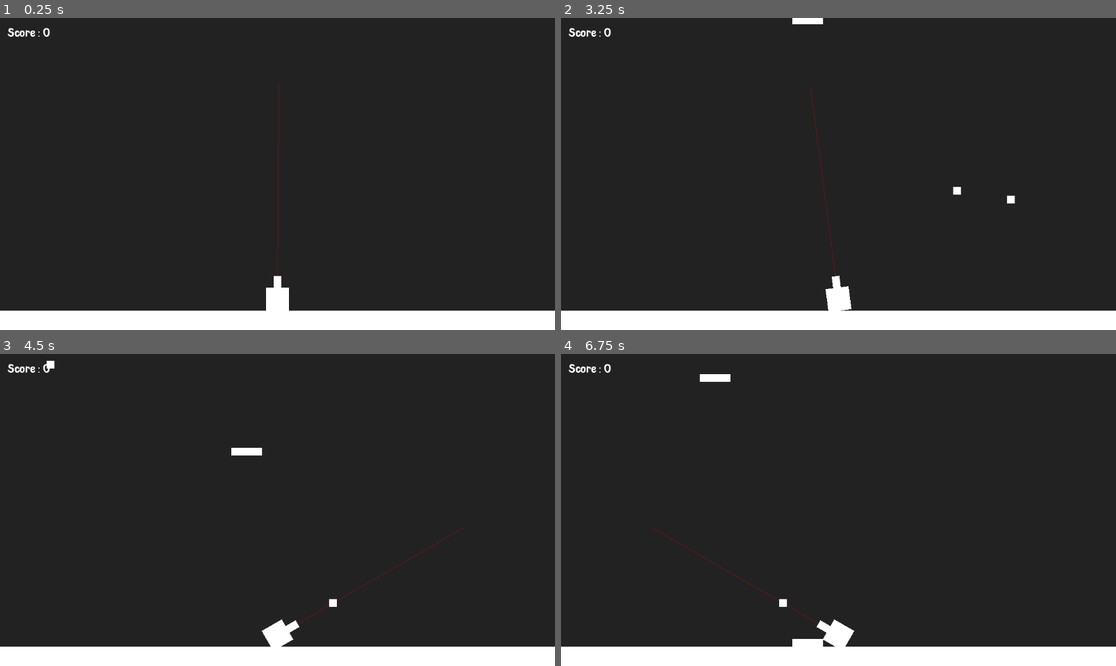
Above: before the commit, frames 1-4 (two rows, left to right).
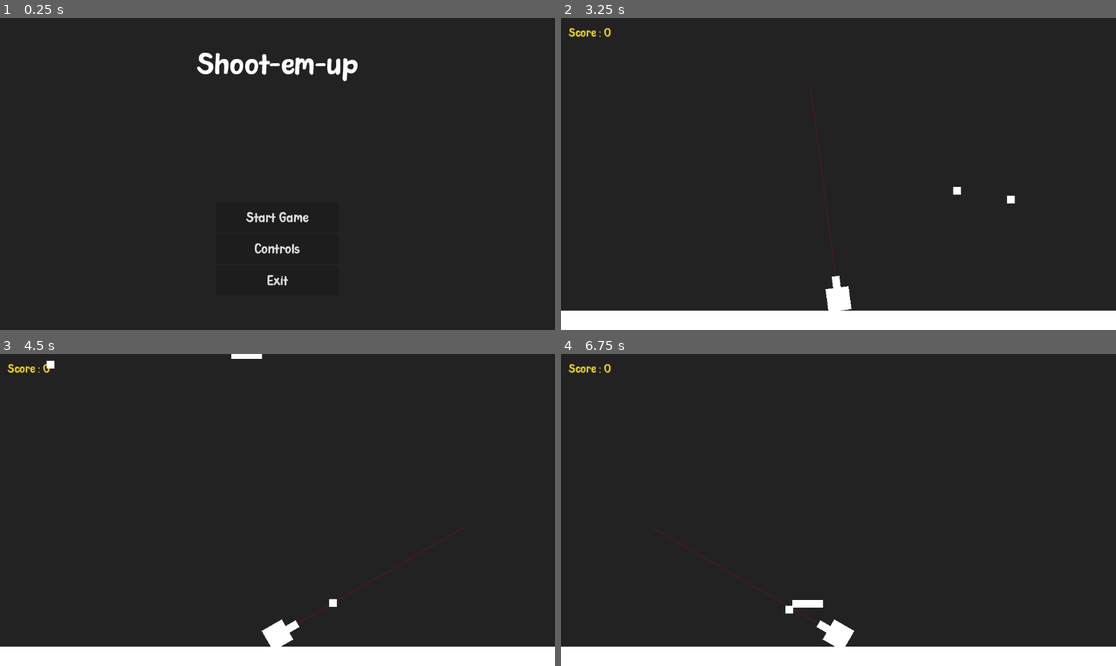
Above: after the commit, the same moments.

Repository: ankit-suman-07/PROJECTILE_2d
Game: Godot game, scene res://scenes/main_menu.tscn
Same seed, same stepped clock (60 frames per second), same inputs: the game is played once before the commit and once after it. Before the commit the project starts from res://scenes/world.tscn.
Inputs (mouse positions are in pixels of both pictures, inside the frame that each line leads up to):
- Up to frame 1 (0.25 s): no input
- Up to frame 2 (3.25 s): click (838, 248) at 0.5 s, where only the run after the commit has a clickable "Controls"; click (838, 217) at 1.25 s, where only the run after the commit has a clickable "Start Game"; tap Enter at 2 s; hold D (right) 2.03-2.78 s; tap Space (shoot) at 2.1, 2.75, 2.85 s; hold A (left) from 2.78 s (still down)
- Up to frame 3 (4.5 s): release A (left) at 3.53 s; hold D (right) from 3.53 s (still down); tap Space (shoot) at 3.6, 4.35 s
- Up to frame 4 (6.75 s): release D (right) at 5.03 s; hold A (left) from 5.03 s (still down); tap Space (shoot) at 5.1, 5.85, 6.6 s

The runs differ from the first frame. In frame 1, 8.1% of the frame differs, in the area x 0-100%, y 3-100%; in frame 2, 0.2%; in frame 3, 0.3%; in frame 4, 0.6%.

Commit message:
Create main menu

Diff:
--- a/project.godot
+++ b/project.godot
@@ -11,7 +11,7 @@
 [application]
 
 config/name="PROJECTILE_2D"
-run/main_scene="uid://85uny1t30w80"
+run/main_scene="uid://b3ue8hii6bb11"
 config/features=PackedStringArray("4.4", "Mobile")
 config/icon="res://icon.svg"
 
--- /dev/null
+++ b/scenes/main_menu.tscn
@@ -0,0 +1,68 @@
+[gd_scene load_steps=3 format=3 uid="uid://b3ue8hii6bb11"]
+
+[ext_resource type="Script" uid="uid://cf8jrr5ker00k" path="res://script/main_menu.gd" id="1_ekxnf"]
+[ext_resource type="FontFile" uid="uid://diu6xu0gp2tjw" path="res://assets/chonky_bunny/Chonky Bunny.ttf" id="1_l6cm7"]
+
+[node name="main-menu" type="Control"]
+layout_mode = 3
+anchors_preset = 15
+anchor_right = 1.0
+anchor_bottom = 1.0
+grow_horizontal = 2
+grow_vertical = 2
+script = ExtResource("1_ekxnf")
+
+[node name="VBoxContainer" type="VBoxContainer" parent="."]
+layout_mode = 1
+anchors_preset = 8
+anchor_left = 0.5
+anchor_top = 0.5
+anchor_right = 0.5
+anchor_bottom = 0.5
+offset_left = -128.0
+offset_top = 60.0
+offset_right = 128.0
+offset_bottom = 252.0
+grow_horizontal = 2
+grow_vertical = 2
+alignment = 1
+
+[node name="Start" type="Button" parent="VBoxContainer"]
+layout_mode = 2
+size_flags_vertical = 3
+theme_override_colors/font_hover_color = Color(0.909804, 0.811765, 0.117647, 1)
+theme_override_fonts/font = ExtResource("1_l6cm7")
+theme_override_font_sizes/font_size = 32
+text = "Start Game"
+
+[node name="Controls" type="Button" parent="VBoxContainer"]
+layout_mode = 2
+size_flags_vertical = 3
+theme_override_colors/font_hover_color = Color(0.909804, 0.811765, 0.117647, 1)
+theme_override_fonts/font = ExtResource("1_l6cm7")
+theme_override_font_sizes/font_size = 32
+text = "Controls"
+
+[node name="Exit" type="Button" parent="VBoxContainer"]
+layout_mode = 2
+size_flags_vertical = 3
+theme_override_colors/font_hover_color = Color(0.909804, 0.811765, 0.117647, 1)
+theme_override_fonts/font = ExtResource("1_l6cm7")
+theme_override_font_sizes/font_size = 32
+text = "Exit"
+
+[node name="Label" type="Label" parent="."]
+layout_mode = 1
+anchors_preset = 10
+anchor_right = 1.0
+offset_bottom = 192.0
+grow_horizontal = 2
+theme_override_fonts/font = ExtResource("1_l6cm7")
+theme_override_font_sizes/font_size = 72
+text = "Shoot-em-up"
+horizontal_alignment = 1
+vertical_alignment = 1
+
+[connection signal="pressed" from="VBoxContainer/Start" to="." method="_on_start_pressed"]
+[connection signal="pressed" from="VBoxContainer/Controls" to="." method="_on_controls_pressed"]
+[connection signal="pressed" from="VBoxContainer/Exit" to="." method="_on_exit_pressed"]
--- a/scenes/world.tscn
+++ b/scenes/world.tscn
@@ -96,6 +96,7 @@
 offset_top = 16.0
 offset_right = 81.0
 offset_bottom = 39.0
+theme_override_colors/font_color = Color(0.909804, 0.811765, 0.117647, 1)
 theme_override_fonts/font = ExtResource("5_71j4m")
 theme_override_font_sizes/font_size = 28
 text = "Score : 0"
--- /dev/null
+++ b/script/main_menu.gd
@@ -0,0 +1,14 @@
+extends Control
+
+
+
+func _on_start_pressed() -> void:
+	get_tree().change_scene_to_file("res://scenes/world.tscn")
+
+
+func _on_controls_pressed() -> void:
+	pass # Replace with function body.
+
+
+func _on_exit_pressed() -> void:
+	get_tree().quit()
Not shown, added: script/main_menu.gd.uid
